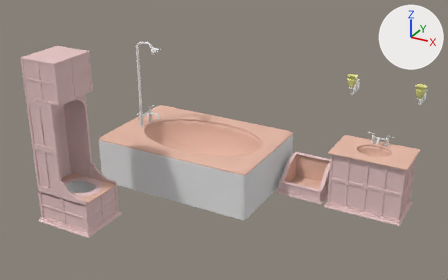
The Blender file Assets/models/floor_2/bathroom_w/bathroom02g_furniture.blend as it was, and as the next commit left it.
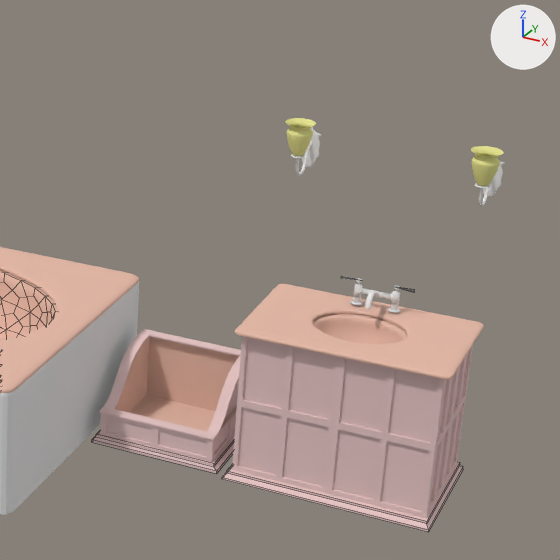
Each version appears first whole from a 50 mm lens placed at (10.89, -21.15, 14.03), pointed at (-0.71, -0.06, 3.48), and next in a close-up on the part from 54% to 100% of the width and 11% to 84% of the height. Lighting does not change. The marker at upper right points along +X, +Y and +Z. The close-ups show mesh edges as thin lines.

The first close-up shows 'Cube', 'foot_bath_base', 'foot_bath_bottom', 'foot_bath_top_trim', 'foot_bath_top_trim.001', 'sink_base', 'sink_bottom_trim', 'sink_countertop', 'tub_basin', 'tub_basin.001', 'tub_marble_top', 'wall_lamp_glass_bowl'.
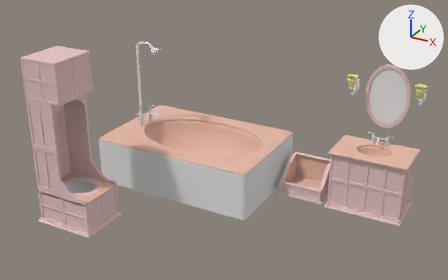
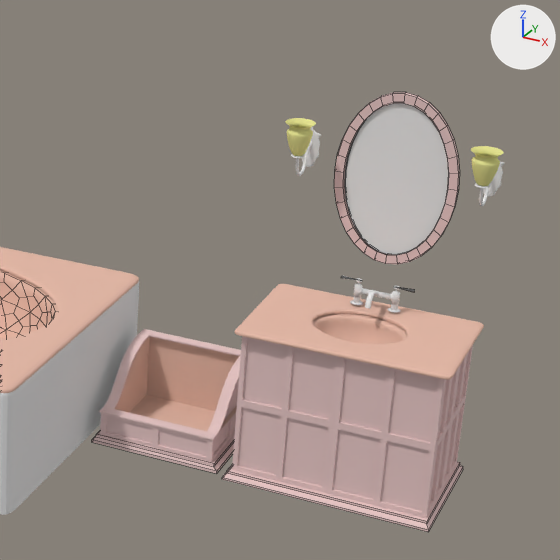
What differs and where, as boxes [x1, y1, x2, y2] in the close-ups (560 x 560 px):
```json
{"object": "Circle", "change": "added", "after": [345, 103, 448, 255]}
{"object": "Cylinder", "change": "added", "after": [334, 92, 460, 264]}
```

Scene script edits in JSON lines:
```json
{"op": "add", "block": "mat_mirror", "code": ["mat_mirror = diffuse_material('mirror')", "mat_mirror.base_color = (0.8, 0.8, 0.8)  # white #e7e7e7"]}
{"op": "add", "block": "me_circle_004", "code": ["me_circle_004 = bpy.data.meshes.new('Circle.004')", "me_circle_004.from_pydata(...)  # a 32-sided cylinder along z spanning x -1.0..1.0, y -1.0..1.0, z -0.04..0.0", "me_circle_004.materials.append(mat_mirror)  # white #e7e7e7"]}
{"op": "add", "block": "me_cylinder_009", "code": ["me_cylinder_009 = bpy.data.meshes.new('Cylinder.009')", "me_cylinder_009.from_pydata(...)  # 96 vertices, 65 faces; spans x -1.0..1.0, y -1.0..1.0, z -0.48..-0.39", "me_cylinder_009.materials.append(mat_tub_wood01)  # white #e7c8c6"]}
{"op": "add", "block": "ob_circle", "code": ["ob_circle = bpy.data.objects.new('Circle', me_circle_004)", "ob_circle.location = (4.74, 4.94, 4.8)", "ob_circle.rotation_euler = (1.571, 0.0, 0.0)  # degrees (90, 0, 0)", "ob_circle.scale = (0.839, 1.3, 1.0)"]}
{"op": "add", "block": "ob_cylinder", "code": ["ob_cylinder = bpy.data.objects.new('Cylinder', me_cylinder_009)", "ob_cylinder.location = (4.74, 4.51, 4.8)", "ob_cylinder.rotation_euler = (1.571, 0.0, 0.0)  # degrees (90, 0, 0)", "ob_cylinder.scale = (1.0, 1.46, 1.0)"]}
```
